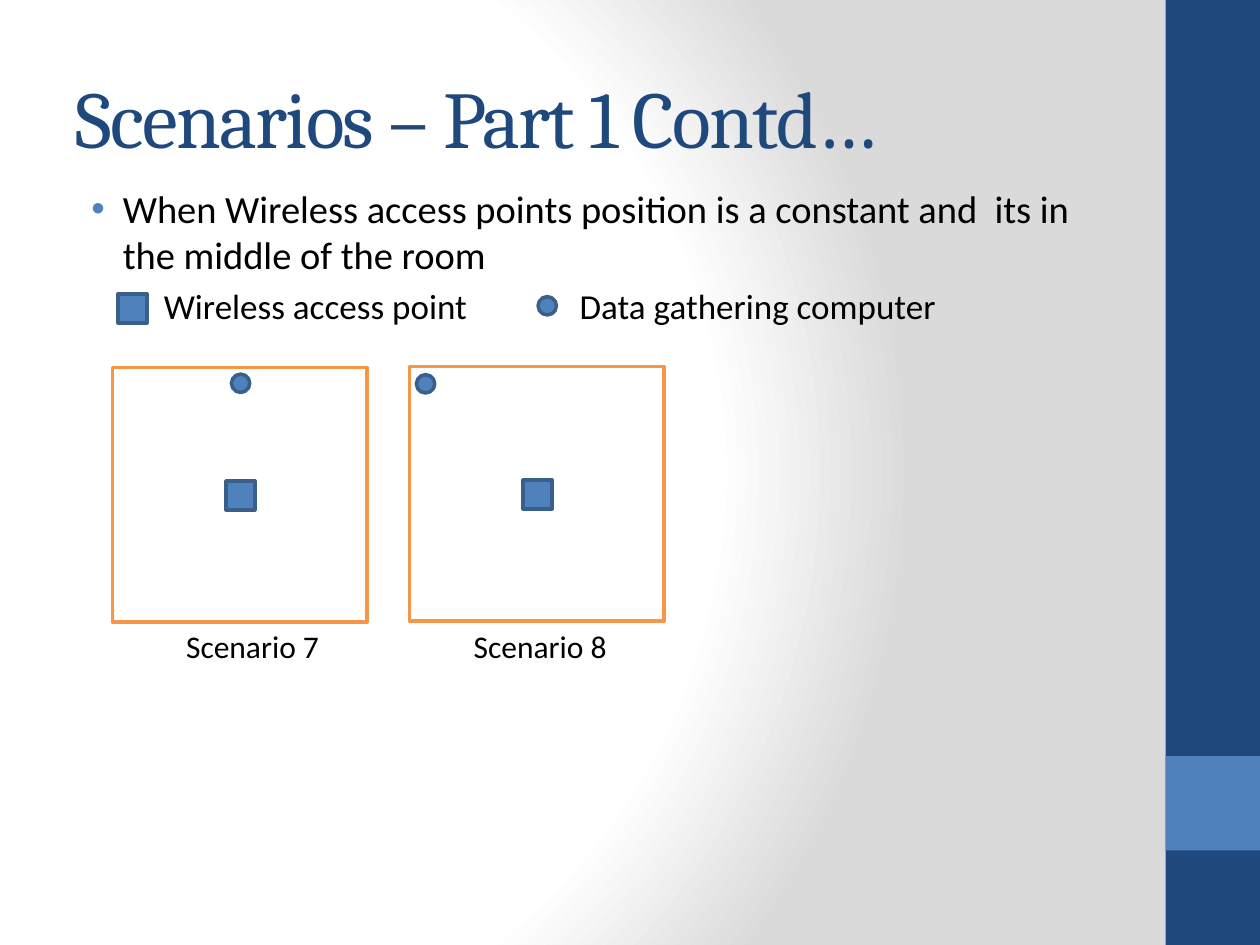
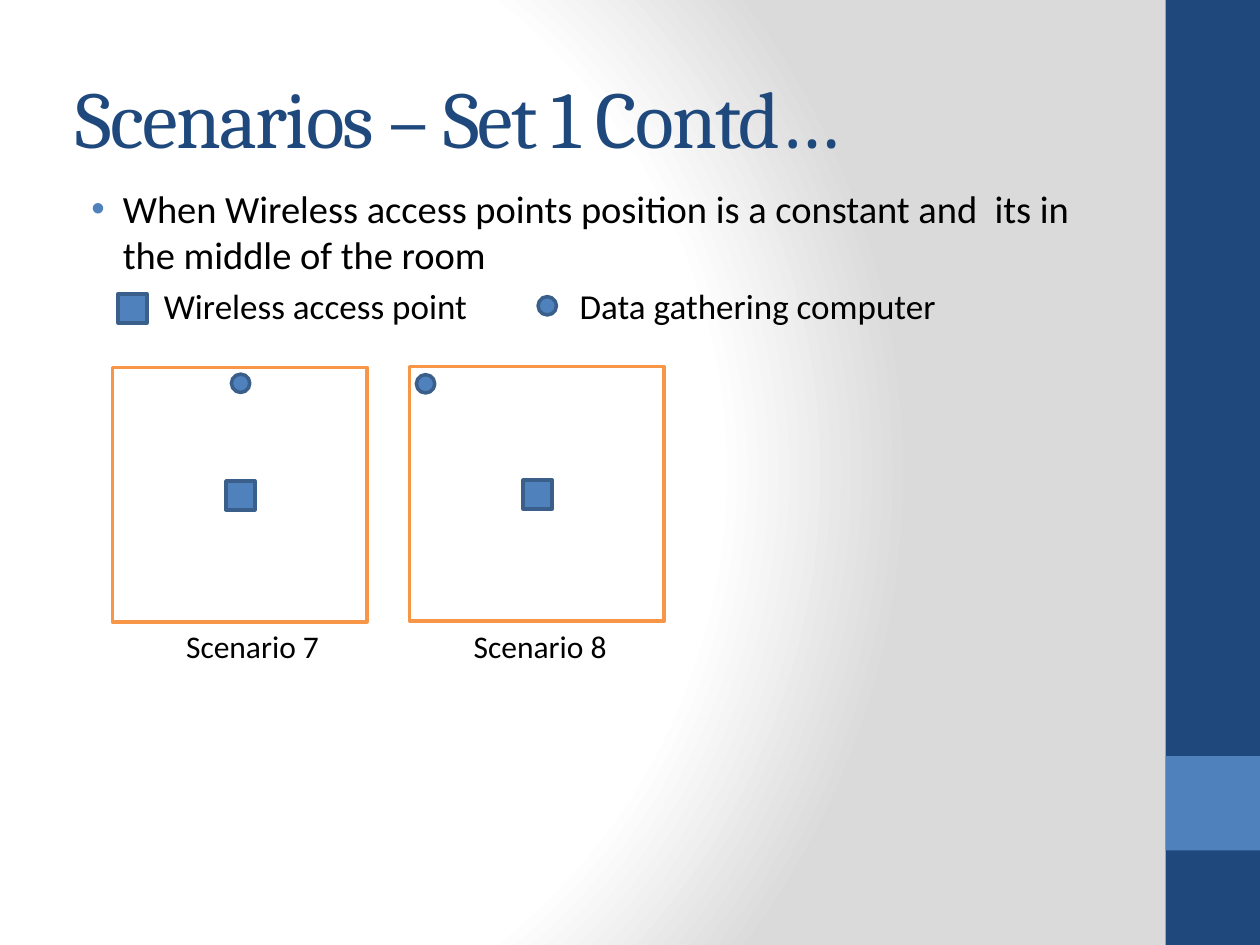
Before and after one commit to jithendra89/research, a slide deck: slide 6 of presentations/interim-final.pptx (slide 5 before the commit). Drawn at 1260x945 pixels with LibreOffice and Linux fonts; fonts in the diff are those of the drawing. Boxes give left, top, right and bottom in pixels: in the first picture for what was removed or moved away, otherwise in the second. Text is boxed around its words. In the diff, an @@ line names an element or a change of style, - is before the commit and + after.

```diff
--- a/presentations/interim-final.pptx
+++ b/presentations/interim-final.pptx
@@ title at box(76, 92, 839, 149): text changed @@
-Scenarios – Part 1 Contd…
+Scenarios – Set 1 Contd…
```
Also in this commit, not shown: 5 other slides changed, 3 slides added.
